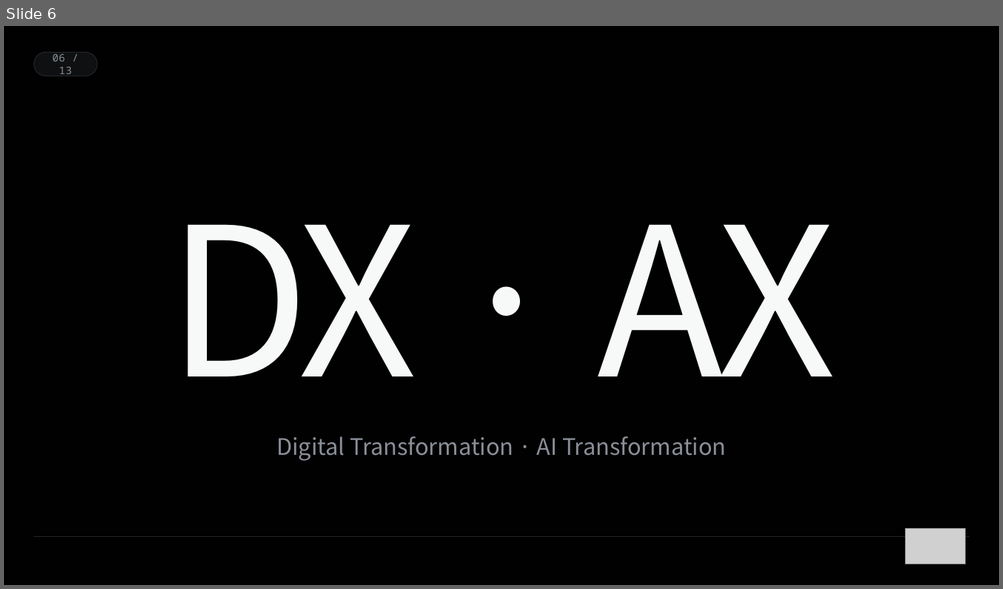
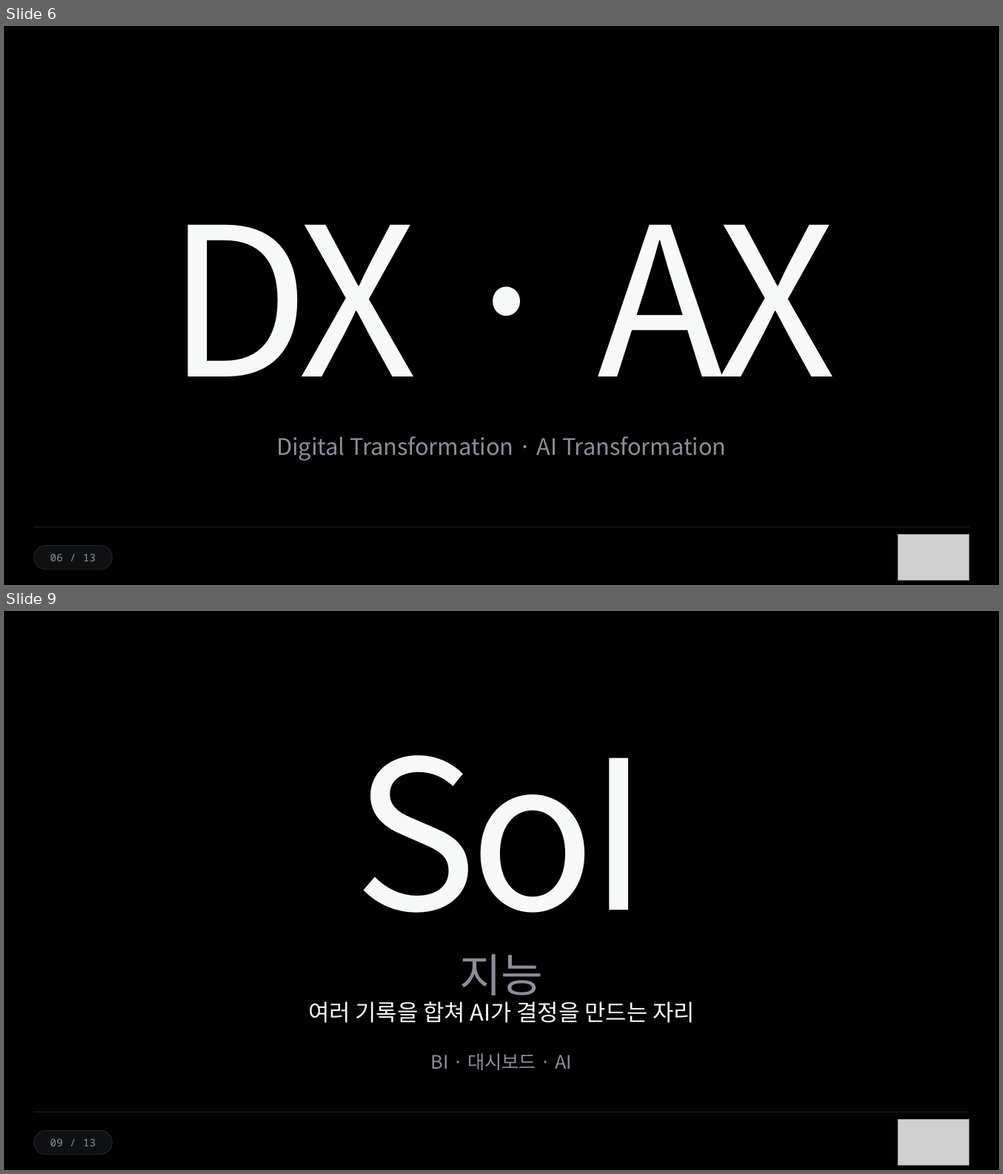
Before and after one commit to ssodcompany/edu-agent, a slide deck: lectures/03_sor_framework/BNI_SoR_v10.pptx. Shown one above the other, each under a label of ours: slide 6 before the commit, slides 6 and 9 after it; the slides between them are not shown. The pictures are 1003x589 and 1003x1174 pixels, drawn with LibreOffice and Linux fonts; fonts in the diff are those of the drawing; grey boxes stand for pictures. Boxes give left, top, right and bottom in pixels: in the first picture for what was removed or moved away, otherwise in the second. Text is boxed around its words. In the diff, an @@ line names an element or a change of style, - is before the commit and + after.

```diff
--- a/lectures/03_sor_framework/BNI_SoR_v10.pptx
+++ b/lectures/03_sor_framework/BNI_SoR_v10.pptx
@@ slide 9 added at (x1=4, y1=611, x2=999, y2=1170), background #FFFFFF @@
@@ rectangle added at (x1=4, y1=611, x2=999, y2=1170), fill #010102 @@
@@ text added at (x1=353, y1=755, x2=649, y2=960), 200 pt, text #F7F8F8 @@
+SoI
@@ text added at (x1=459, y1=954, x2=543, y2=1004), 44 pt, text #8A8F98 @@
+지능
@@ text added at (x1=308, y1=1002, x2=694, y2=1023), 22 pt, text #F7F8F8 @@
+여러 기록을 합쳐 AI가 결정을 만드는 자리
@@ text added at (x1=431, y1=1054, x2=572, y2=1071), 18 pt, text #8A8F98 @@
+BI · 대시보드 · AI
@@ line added from (34, 1113) to (969, 1113), #23252A 0.5 pt @@
@@ picture added at (x1=898, y1=1120, x2=969, y2=1166) @@
@@ rounded rectangle added at (x1=34, y1=1131, x2=112, y2=1155), fill #0F1011, outline #23252A 0.75 pt, 10 pt, text #8A8F98 @@
+09 / 13
@@ slide 6 changed as well @@
@@ line moved from (34, 537) - (969, 537) to (34, 528) - (969, 528) @@
@@ picture resized from (x1=905, y1=529, x2=965, y2=565) to (x1=898, y1=535, x2=969, y2=581) @@
@@ rounded rectangle "06 / 13" resized from (x1=34, y1=52, x2=97, y2=76) to (x1=34, y1=546, x2=112, y2=570) @@
```
Also in this commit, not shown: 10 other slides changed, 1 other slide added, 2 slides removed, 3 other files.
